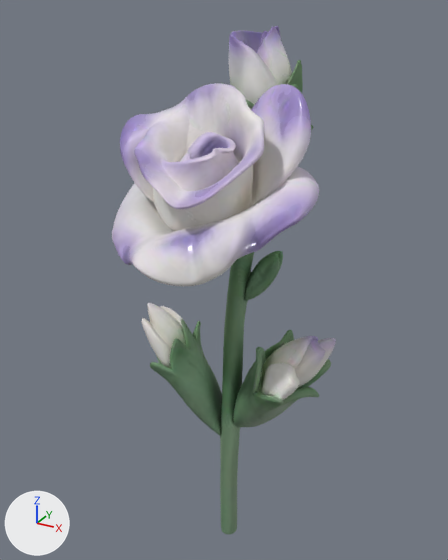
Renders of the glTF model assets/models/lisianthus.glb from each side of a commit.
The view is the same before and after, from a 50 mm lens placed at (0.906, -1.725, 1.954), pointed at (-0.06, 0.031, 1.076). The axes (+X, +Y, +Z) are drawn at lower left. The lights are the same throughout. The older version comes first. Where no turn or scale is listed for an object, it has been applied to the vertices. Vertices at exactly the same position are counted once.

The scene before the commit, as lines of its bpy script (objects in view):
```python
me_model = bpy.data.meshes.new('model')
me_model.from_pydata(...)  # 14988 vertices, 30000 faces; spans x -0.36..0.36, y -0.44..0.44, z 0.0..1.9
me_model.materials.append(mat_model)
ob_model = bpy.data.objects.new('model', me_model)
ob_model.location = (0.0, 0.0, 0.0)
```
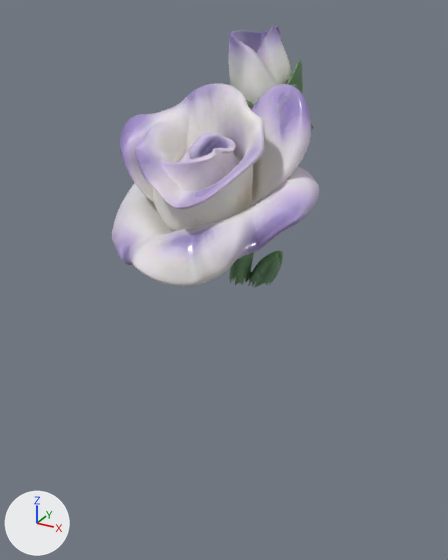
Changed parts and their boxes [x1, y1, x2, y2] in the pictures (448 x 560 px):
'model', reshaped (8% narrower, 48% shorter): before [112, 26, 336, 534]; after [112, 26, 319, 288]
part 1 of me_model, cut back: before [119, 26, 336, 534]; after [119, 26, 319, 286]

Diff of the bpy script that builds the scene:
```diff
--- a/assets/models/lisianthus.glb.py
+++ b/assets/models/lisianthus.glb.py
@@ me_model @@
 # used by ob_model
-me_model.from_pydata(...)  # 14988 vertices, 30000 faces; spans x -0.36..0.36, y -0.44..0.44, z 0.0..1.9
+me_model.from_pydata(...)  # 10820 vertices, 21606 faces; spans x -0.35..0.32, y -0.44..0.44, z 1.07..1.9
+# me_model part 1: 904 vertices moved within x -0.35..0.32, y -0.44..0.44, z 1.09..1.89; 4168 vertices removed from x -0.36..0.36, y -0.2..0.13, z 0.0..1.08
 me_model.materials.append(mat_model)
```
